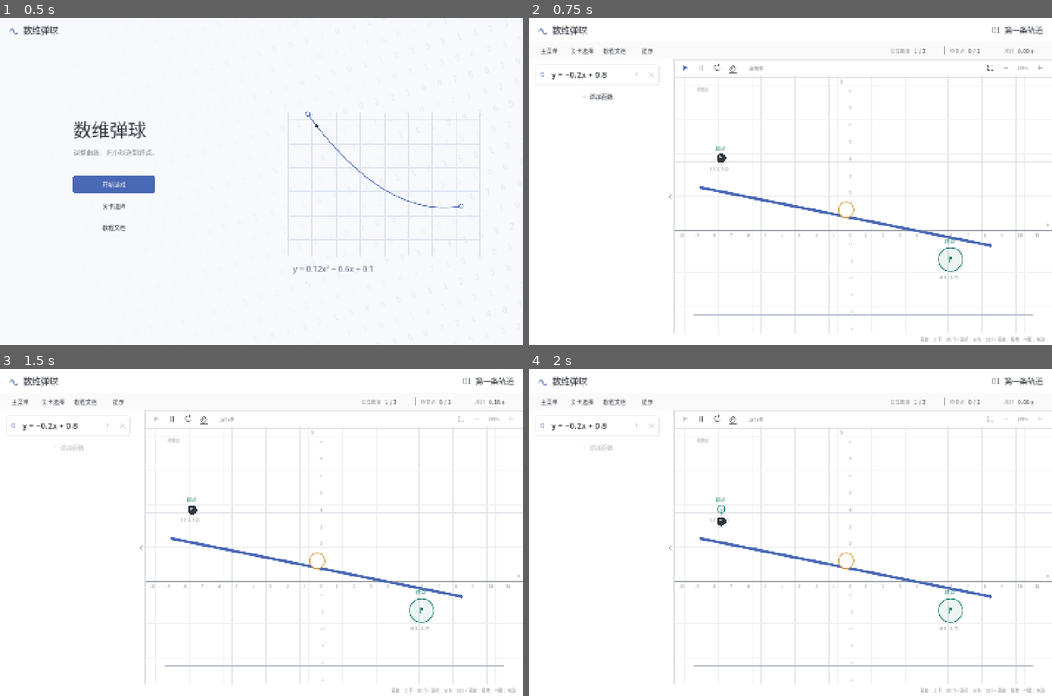
Above: before the commit, frames 1-4 (two rows, left to right).
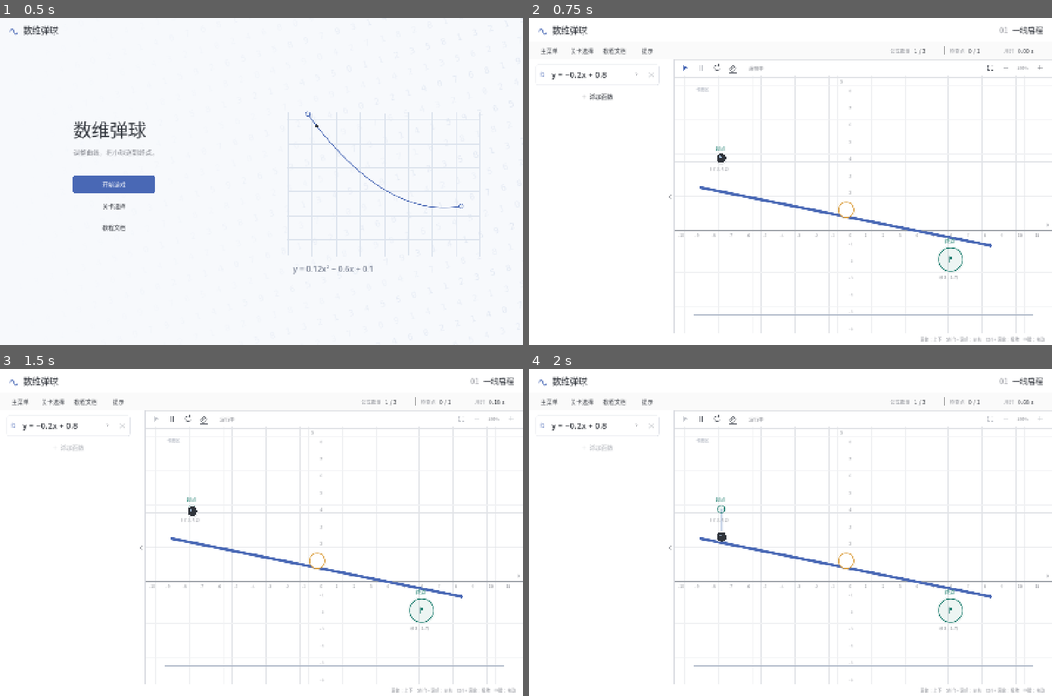
Above: after the commit, the same moments.

Repository: Quan-s-Fried-Rice-with-Chong/Graph-Ball
Game: Godot game, scene res://scenes/main.tscn
The game is run twice, just before and just after one commit, with the same random seed, the same clock (stepped at 60 frames per second) and the same inputs.
Inputs (mouse positions are in pixels of both pictures, inside the frame that each line leads up to):
- Up to frame 1 (0.5 s): no input
- Up to frame 2 (0.75 s): click "开始游戏" at 0.5 s
- Up to frame 3 (1.5 s): click (156, 418) at 1.25 s
- Up to frame 4 (2 s): no input

Frame 1 is identical in both runs. In frame 2, 0.1% of the frame differs, in the area x 88-99%, y 2-5%; in frame 3, 0.1%; in frame 4, 0.2%, in the area x 36-99%, y 2-53%.

Commit message:
feat: 更新关卡标题并提升小球速度

Diff:
--- a/data/levels.json
+++ b/data/levels.json
@@ -2,28 +2,28 @@
   "schema_version": 1,
   "levels": [
     {
-      "id":"first_line", "title":"第一条轨道", "concept":"一次函数 · 斜率与方向", "objective":"调整直线，让小球经过金色检查点后抵达终点。", "hint":"先让球自由落上轨道，再用向右下倾斜的直线引导它。",
+      "id":"first_line", "title":"一线启程", "concept":"斜率为舵 · 一次函数", "objective":"调整直线，让小球经过金色检查点后抵达终点。", "hint":"先让球自由落上轨道，再用向右下倾斜的直线引导它。",
       "bounds":[-9,-5,20,13], "start":[-7.35,4.242], "goal":[6.15,-1.72], "ball_radius":0.28, "goal_radius":0.7, "checkpoint_radius":0.45, "time_limit":25, "max_formulas":3,
       "templates":["linear"], "checkpoints":[[0,1.2]], "obstacles":[], "circle_hazards":[],
       "initial_formulas":[{"template":"linear","parameters":{"a":-0.2,"b":0.8},"domain":[-8.6,8.5]}],
       "reference_formulas":[{"template":"linear","parameters":{"a":-0.42,"b":0.8},"domain":[-8.6,8.5]}]
     },
     {
-      "id":"quiet_valley", "title":"绕开红区", "concept":"二次函数 · 开口与顶点", "objective":"借助抛物线的真实弹性，避开红色危险区并收集检查点。", "hint":"金色抛物线有弹性。改变开口和顶点位置，观察落下后的反弹与滚动。",
+      "id":"quiet_valley", "title":"谷底回弹", "concept":"开口定势 · 二次函数", "objective":"借助抛物线的真实弹性，避开红色危险区并收集检查点。", "hint":"金色抛物线有弹性。改变开口和顶点位置，观察落下后的反弹与滚动。",
       "bounds":[-9,-5,20,14], "start":[-7,7], "goal":[5,-0.5], "ball_radius":0.28, "goal_radius":0.7, "checkpoint_radius":0.5, "time_limit":30, "max_formulas":3,
       "templates":["linear","quadratic"], "checkpoints":[[-4,2.8],[1,-0.1]], "obstacles":[[-2,-3,2,2]], "circle_hazards":[[7,4,0.6]],
       "initial_formulas":[{"template":"quadratic","parameters":{"a":0.02,"h":2,"k":0},"domain":[-8.5,10]}],
       "reference_formulas":[{"template":"quadratic","parameters":{"a":0.04,"h":4,"k":-1},"domain":[-8.5,10]}]
     },
     {
-      "id":"wave_walk", "title":"随波前行", "concept":"正弦函数 · 波长与平移", "objective":"利用正弦曲线的下降段，引导小球穿过检查点。", "hint":"正弦参数 b 控制波长，h 控制左右位置。小球有惯性，曲线不能直接拖着球走。",
+      "id":"wave_walk", "title":"随波前行", "concept":"波长为尺 · 正弦函数", "objective":"利用正弦曲线的下降段，引导小球穿过检查点。", "hint":"正弦参数 b 控制波长，h 控制左右位置。小球有惯性，曲线不能直接拖着球走。",
       "bounds":[-5,-5,18,13], "start":[2,5], "goal":[8,-0.8], "ball_radius":0.28, "goal_radius":0.7, "checkpoint_radius":0.5, "time_limit":30, "max_formulas":3,
       "templates":["linear","sine"], "checkpoints":[[4,1.7],[6.5,0.4]], "obstacles":[], "circle_hazards":[[10,3,0.7]],
       "initial_formulas":[{"template":"sine","parameters":{"a":1,"b":0.3,"h":-2,"k":0},"domain":[-4,12]}],
       "reference_formulas":[{"template":"sine","parameters":{"a":2,"b":0.3,"h":-4,"k":0},"domain":[-4,12]}]
     },
     {
-      "id":"choose_your_way", "title":"选择你的解法", "concept":"组合轨道 · 自由飞跃", "objective":"组合多段轨道，越过空隙并以任意顺序收集全部检查点。", "hint":"最多三条函数，所有轨道同时参与碰撞。轨道之间可以留空隙，让小球自由飞行后再次落上轨道。",
+      "id":"choose_your_way", "title":"三轨入画", "concept":"自由拼接 · 组合轨道", "objective":"组合多段轨道，越过空隙并以任意顺序收集全部检查点。", "hint":"最多三条函数，所有轨道同时参与碰撞。轨道之间可以留空隙，让小球自由飞行后再次落上轨道。",
       "bounds":[-9,-6,21,15], "start":[-7,5], "goal":[8,-2.5], "ball_radius":0.28, "goal_radius":0.7, "checkpoint_radius":0.5, "time_limit":30, "max_formulas":3,
       "templates":["linear","quadratic","sine"], "checkpoints":[[-3,2.6],[4,-1.6],[7,-2.4]], "obstacles":[[-0.8,4,2,1]], "circle_hazards":[],
       "initial_formulas":[{"template":"linear","parameters":{"a":-0.15,"b":1},"domain":[-8,-1]}],
--- a/project.godot
+++ b/project.godot
@@ -33,7 +33,7 @@
 
 common/physics_ticks_per_second=120
 3d/physics_engine="Jolt Physics"
-2d/default_gravity=153.6
+2d/default_gravity=384
 
 [rendering]
 
--- a/scenes/main.tscn
+++ b/scenes/main.tscn
@@ -89,7 +89,7 @@
 unique_name_in_owner = true
 layout_mode = 2
 theme_override_font_sizes/font_size = 21
-text = "第一条轨道"
+text = "一线启程"
 
 [node name="Navigation" type="PanelContainer" parent="GamePage/Layout"]
 custom_minimum_size = Vector2(0, 48)
--- a/scripts/core/game_constants.gd
+++ b/scripts/core/game_constants.gd
@@ -4,8 +4,8 @@
 const WORLD_SCALE := 48.0
 const BALL_RADIUS := 0.28
 const TRACK_HALF_THICKNESS := 0.075
-const GRAVITY := 3.2
-const MAX_SPEED := 16.0
+const GRAVITY := 8
+const MAX_SPEED := 40.0
 const SAMPLE_STEP := 0.1
 const MAX_SAMPLE_POINTS := 600
 const MAX_FORMULAS := 3
Binary file changed: artifacts/game-1100.png
Binary file changed: artifacts/game-1440.png
Binary file changed: artifacts/help-1440.png
Binary file changed: artifacts/levels-1440.png
Binary file changed: artifacts/menu-1440.png
Binary file changed: artifacts/result-1440.png
Not shown, changed: README.md
